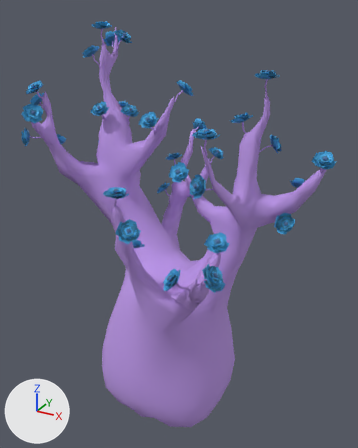
Renders of the FBX model Assets/Assets/Objects/tree1.fbx from each side of a commit.
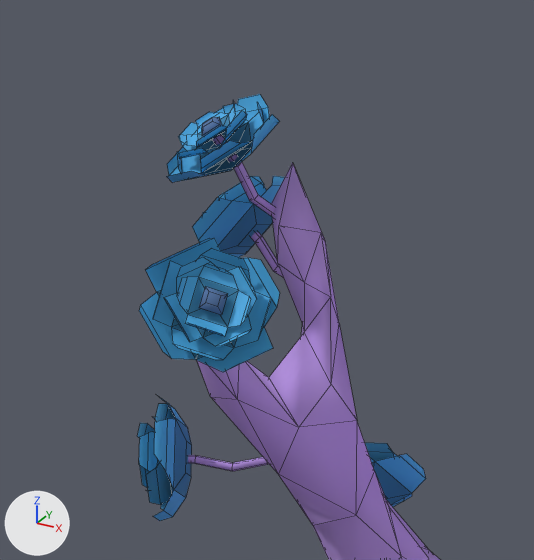
The first picture shows the older version from a camera (50 mm lens) standing at (1.3, -2.25, 2.35) and looking at (0.01, 0.1, 1.17). The close-ups show both versions on the part from 0% to 23% of the width and 15% to 34% of the height of that picture; other places that the commit changed are outside them. Every picture has the same lights, and +X, +Y and +Z are marked at lower left. The close-ups show mesh edges as thin lines. Where no turn or scale is listed for an object, it has been applied to the vertices.
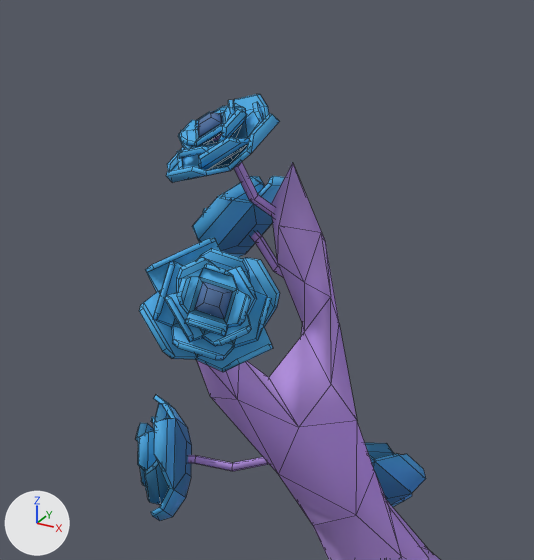
What the commit changed:
Material 'log.001' (mat_log_001) is new.
Its base color is (0.503, 0.309, 0.8) (purple #bc97e7).
Its roughness is 0.878.
me_cube_011 is used by ob_cube_005; location (0.0, 0.0, 0.0).
me_cube_011 had 124 vertices, 78 faces and spanned x -0.793..-0.6958, y -0.2312..-0.1248, z 1.8428..1.9712.
me_cube_011 no longer uses material mat_log (purple #bc97e7).
me_cube_011 now has 248 vertices, 236 faces and spans x -0.793..-0.6958, y -0.2312..-0.1248, z 1.8428..1.9714.
Part 3, on me_cube_011:
104 vertices are added at x -0.7894..-0.6985, y -0.2289..-0.1401, z 1.908..1.9714.
19 new faces join them, mat_flower_darker (blue #3681ac).
112 new faces join them, mat_flower_base (blue #48aee7).
9 new faces join them, mat_flower_center (blue #4f70a0).
me_cube_011 now uses material mat_log_001 (purple #bc97e7).
me_cube_014 is used by ob_cube_008; location (0.0, 0.0, 0.0).
me_cube_014 had 124 vertices, 78 faces and spanned x -0.6829..-0.5659, y -0.3968..-0.2835, z 1.787..1.8884.
me_cube_014 no longer uses material mat_log (purple #bc97e7).
me_cube_014 now has 248 vertices, 236 faces and spans x -0.6829..-0.5659, y -0.3968..-0.2835, z 1.787..1.8884.
Part 4, on me_cube_014:
104 vertices are added at x -0.6493..-0.5677, y -0.395..-0.3151, z 1.7917..1.8858.
19 new faces join them, mat_flower_darker (blue #3681ac).
112 new faces join them, mat_flower_base (blue #48aee7).
9 new faces join them, mat_flower_center (blue #4f70a0).
me_cube_014 now uses material mat_log_001 (purple #bc97e7).
me_cube_038 is used by ob_cube_024; location (0.0, 0.0, 0.0).
me_cube_038 had 124 vertices, 78 faces and spanned x -0.808..-0.6843, y -0.3011..-0.192, z 1.6206..1.7303.
me_cube_038 no longer uses material mat_log (purple #bc97e7).
me_cube_038 now has 248 vertices, 236 faces and spans x -0.808..-0.6843, y -0.3011..-0.192, z 1.6206..1.7303.
me_cube_038 part 2: 104 vertices added at x -0.808..-0.7414, y -0.2994..-0.2118, z 1.6242..1.7273.
me_cube_038 now uses material mat_log_001 (purple #bc97e7).
me_cube_032 is used by ob_cube_013; location (0.0, 0.0, 0.0).
me_cube_032 had 124 vertices, 78 faces and spanned x -0.8183..-0.709, y -0.0697..0.0388, z 1.5326..1.6467.
me_cube_032 no longer uses material mat_log (purple #bc97e7).
me_cube_032 now has 248 vertices, 236 faces and spans x -0.8183..-0.709, y -0.0697..0.0388, z 1.5326..1.6467.
Part 1, on me_cube_032:
104 vertices are added at x -0.8149..-0.7394, y -0.0543..0.0374, z 1.5559..1.6453.
66 new faces join them, mat_flower_darker (blue #3681ac).
65 new faces join them, mat_flower_base (blue #48aee7).
9 new faces join them, mat_flower_center (blue #4f70a0).
me_cube_032 now uses material mat_log_001 (purple #bc97e7).
me_cube_015 is used by ob_cube_009; location (0.0, 0.0, 0.0).
me_cube_015 had 124 vertices, 78 faces and spanned x -0.8414..-0.7211, y -0.1648..-0.0549, z 1.7792..1.8955.
me_cube_015 no longer uses material mat_log (purple #bc97e7).
me_cube_015 now has 248 vertices, 236 faces and spans x -0.8414..-0.7211, y -0.1648..-0.0549, z 1.7792..1.8955.
me_cube_015 part 5: 104 vertices added at x -0.8388..-0.7645, y -0.1615..-0.0584, z 1.8161..1.8944.
me_cube_015 now uses material mat_log_001 (purple #bc97e7).

Boxes (x1, y1, x2, y2) around the edits, measured in the close-ups (534 x 560 px):
'Cube.024', reshaped: before (137, 396, 270, 521); after (135, 395, 270, 521)
part 1 of me_cube_032, added: after (369, 453, 400, 461)
part 2 of me_cube_038, added (blue): after (135, 395, 175, 516)
part 3 of me_cube_011, added (blue): after (166, 94, 272, 176)
part 4 of me_cube_014, added (blue): after (139, 238, 280, 372)
part 5 of me_cube_015, added: after (192, 176, 273, 227)
